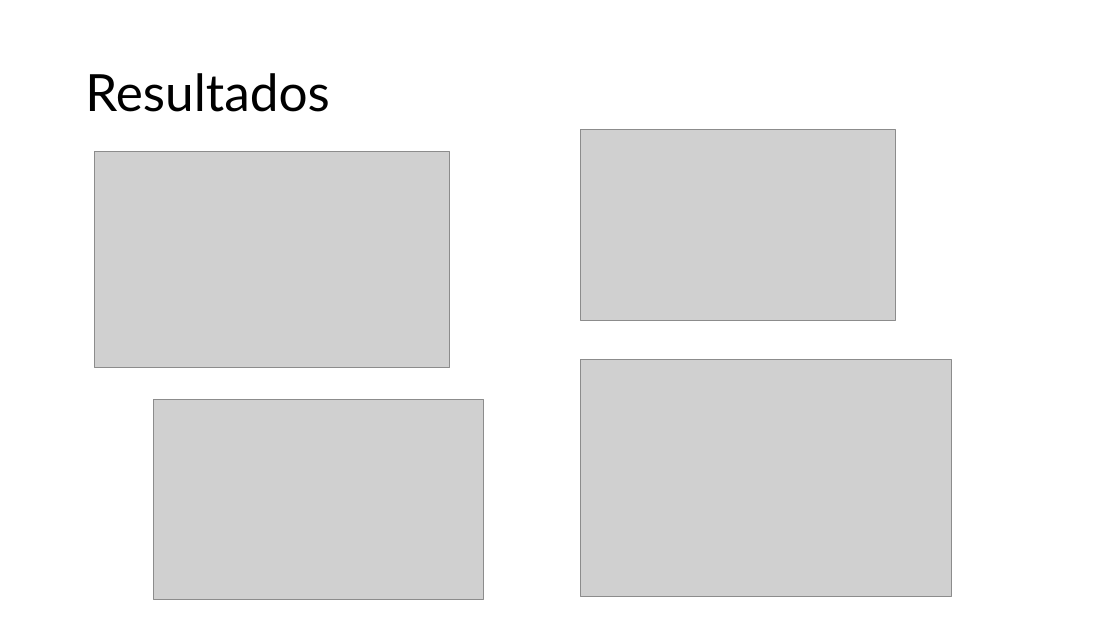
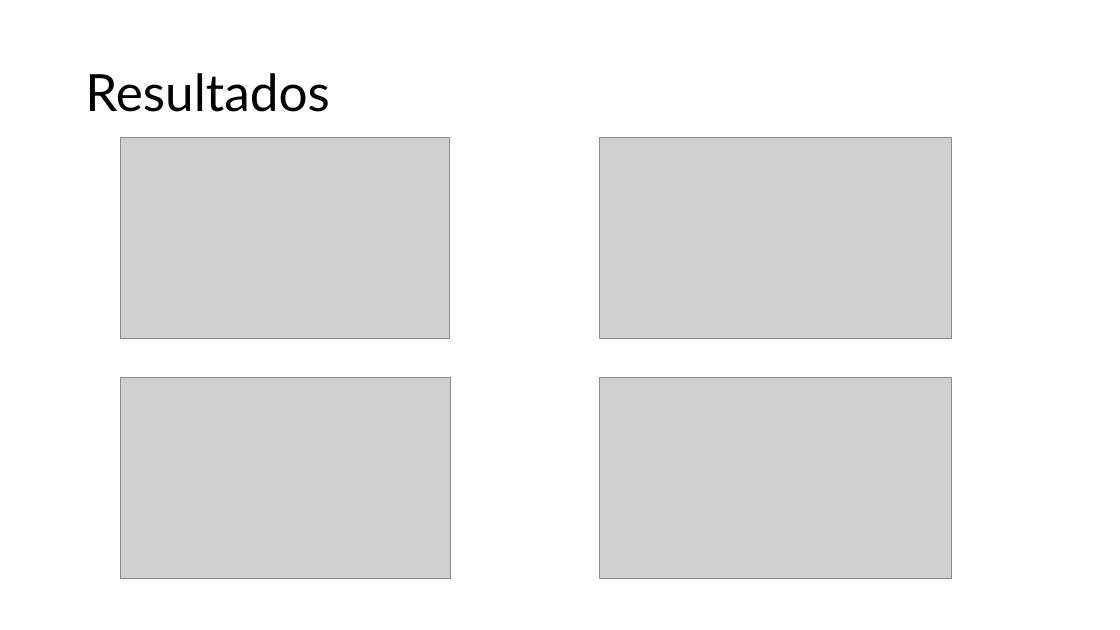
Before and after one commit to AndresRincon94/JanFox_V2, a slide deck: slide 6 of Documentacion/Proyecto/Presentacion JANFOX 24 Mayo 2021.pptx. Drawn at 1120x630 pixels with LibreOffice and Linux fonts; fonts in the diff are those of the drawing; grey boxes stand for pictures; background and template pictures are left out. Boxes give left, top, right and bottom in pixels: in the first picture for what was removed or moved away, otherwise in the second. Text is boxed around its words. In the diff, an @@ line names an element or a change of style, - is before the commit and + after.

```diff
--- a/Documentacion/Proyecto/Presentacion JANFOX 24 Mayo 2021.pptx
+++ b/Documentacion/Proyecto/Presentacion JANFOX 24 Mayo 2021.pptx
@@ picture: place and size @@
-picture at box(95, 152, 450, 368)
+picture at box(121, 138, 450, 338)
@@ picture: place and size @@
-picture at box(581, 129, 895, 321)
+picture at box(600, 138, 952, 338)
@@ picture: place and size @@
-picture at box(153, 399, 483, 599)
+picture at box(121, 378, 451, 578)
@@ picture: place and size @@
-picture at box(581, 360, 951, 597)
+picture at box(600, 378, 952, 578)
```
Also in this commit, not shown: 3 other slides changed, 3 other files.
